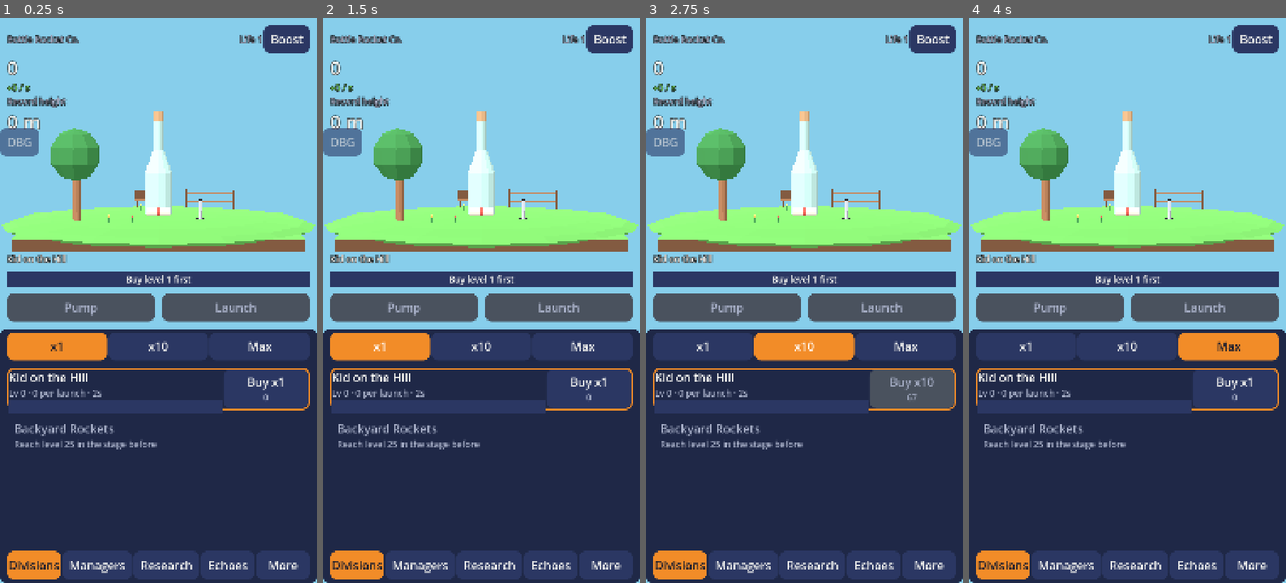
Above: before the commit, frames 1-4 (left to right).
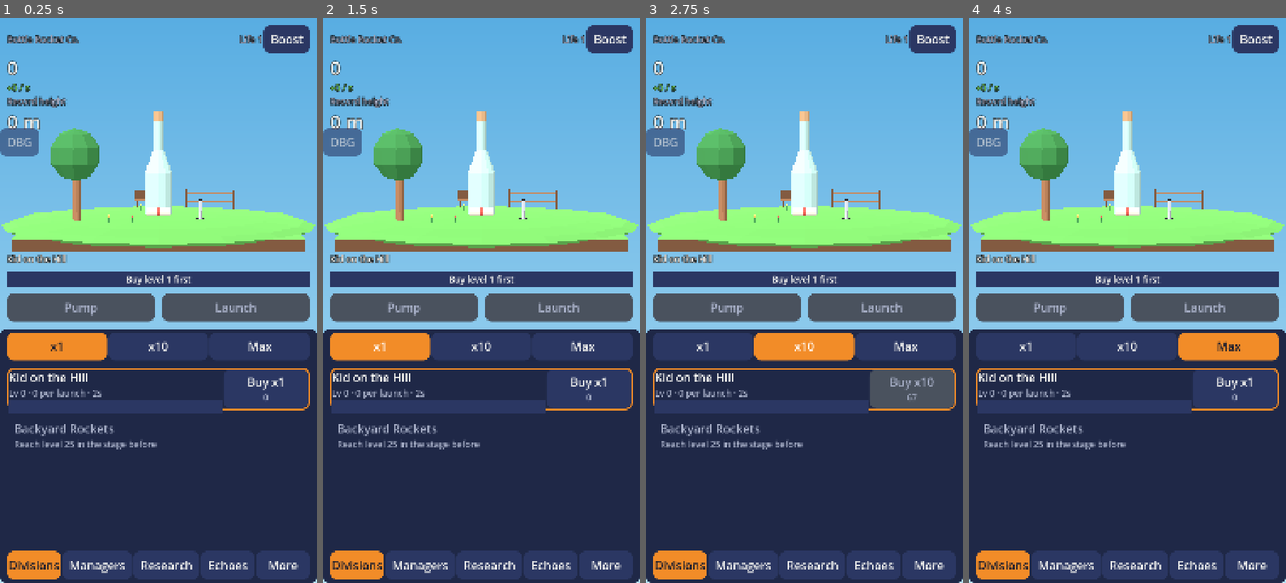
Above: after the commit, the same moments.

Repository: dattaprasad-r-ekavade/space-flight-clicker
Game: Godot game, scene res://scenes/main.tscn
The game is run twice, just before and just after one commit, with the same random seed, the same clock (stepped at 60 frames per second) and the same inputs.
Inputs (mouse positions are in pixels of both pictures, inside the frame that each line leads up to):
- Up to frame 1 (0.25 s): no input
- Up to frame 2 (1.5 s): click "Boost" at 0.5 s; click "x1" at 1.25 s
- Up to frame 3 (2.75 s): click "x10" at 2 s
- Up to frame 4 (4 s): click "Max" at 2.75 s; click (1083, 390) at 3.5 s

The runs differ from the first frame. In frame 1, 21% of the frame differs, in the area x 0-100%, y 0-100%; in frame 2, 21%; in frame 3, 21%; in frame 4, 21%.

Commit message:
T029, T056: More tab, settings popup, sky gradient per stage
Co-Authored-By: Claude Fable 5.2 <noreply@anthropic.com>

Diff:
--- a/game/autoload/game_state.gd
+++ b/game/autoload/game_state.gd
@@ -26,6 +26,8 @@
 var last_seen_unix: float = 0.0
 ## Offline earnings waiting to be claimed. Not saved. Keys: seconds_counted, revenue.
 var pending_offline: Dictionary = {}
+## Player settings: music, sfx, haptics. Saved. Not reset in new_game().
+var settings: Dictionary = {"music": true, "sfx": true, "haptics": true}
 
 
 func _ready() -> void:
@@ -63,6 +65,16 @@
 	StateCodec.apply_dict(self, data)
 
 
+## Store one setting value. Keys: music, sfx, haptics.
+func set_setting(key: String, on: bool) -> void:
+	settings[key] = on
+
+
+## Rename the company. The caller trims and checks the text.
+func set_company_name(name_text: String) -> void:
+	company_name = name_text
+
+
 ## Buy a research node with revenue. Returns false and changes nothing when the node
 ## is unknown, owned, locked by stage, or too expensive.
 func buy_research(id: String) -> bool:
--- a/game/core/state_codec.gd
+++ b/game/core/state_codec.gd
@@ -20,6 +20,7 @@
 	data["company_name"] = str(gs.get("company_name"))
 	data["selected_division"] = str(gs.get("selected_division"))
 	data["owned_research"] = (gs.get("owned_research") as Dictionary).duplicate()
+	data["settings"] = (gs.get("settings") as Dictionary).duplicate()
 	data["divisions"] = _divisions_to_dict(gs)
 	return data
 
@@ -38,10 +39,21 @@
 		gs.set("company_name", str(data["company_name"]))
 	if data.has("owned_research") and typeof(data["owned_research"]) == TYPE_DICTIONARY:
 		gs.set("owned_research", (data["owned_research"] as Dictionary).duplicate())
+	if data.has("settings") and typeof(data["settings"]) == TYPE_DICTIONARY:
+		_apply_settings(gs, data["settings"] as Dictionary)
 	if data.has("selected_division"):
 		_apply_selected(gs, str(data["selected_division"]))
 	if data.has("divisions") and typeof(data["divisions"]) == TYPE_DICTIONARY:
 		_apply_divisions(gs, data["divisions"] as Dictionary)
+
+
+## Copy saved setting values onto the defaults. Only keys that already exist are used.
+static func _apply_settings(gs: Node, saved: Dictionary) -> void:
+	var current: Dictionary = (gs.get("settings") as Dictionary).duplicate()
+	for key: String in current.keys():
+		if saved.has(key):
+			current[key] = bool(saved[key])
+	gs.set("settings", current)
 
 
 static func _divisions_to_dict(gs: Node) -> Dictionary:
--- /dev/null
+++ b/game/data/stages_visual.json
@@ -0,0 +1,65 @@
+{
+	"bottles": {
+		"sky_top": "#4FA8E0",
+		"sky_bottom": "#BFE6F7",
+		"star_amount": 0.0,
+		"trail": "puff",
+		"trail_color": "#FFFFFF"
+	},
+	"model_rockets": {
+		"sky_top": "#3F95D8",
+		"sky_bottom": "#B8E2F6",
+		"star_amount": 0.0,
+		"trail": "smoke",
+		"trail_color": "#D3D3D3"
+	},
+	"sounding": {
+		"sky_top": "#2A6FB8",
+		"sky_bottom": "#9FD0EE",
+		"star_amount": 0.1,
+		"trail": "smoke",
+		"trail_color": "#C8C8C8"
+	},
+	"orbital": {
+		"sky_top": "#0F2F63",
+		"sky_bottom": "#6CB5E3",
+		"star_amount": 0.3,
+		"trail": "flame",
+		"trail_color": "#FF8C1A"
+	},
+	"station": {
+		"sky_top": "#05070F",
+		"sky_bottom": "#1A3F7A",
+		"star_amount": 0.7,
+		"trail": "flame",
+		"trail_color": "#FF8C1A"
+	},
+	"moon": {
+		"sky_top": "#07040F",
+		"sky_bottom": "#1E1638",
+		"star_amount": 1.0,
+		"trail": "flame",
+		"trail_color": "#FF7A10"
+	},
+	"solar": {
+		"sky_top": "#050614",
+		"sky_bottom": "#2A1B55",
+		"star_amount": 1.0,
+		"trail": "plasma",
+		"trail_color": "#35E0FF"
+	},
+	"galaxy": {
+		"sky_top": "#03020A",
+		"sky_bottom": "#2B1047",
+		"star_amount": 1.0,
+		"trail": "warp",
+		"trail_color": "#CFFBFF"
+	},
+	"black_hole": {
+		"sky_top": "#000000",
+		"sky_bottom": "#140826",
+		"star_amount": 1.0,
+		"trail": "warp",
+		"trail_color": "#E8FFFF"
+	}
+}
--- /dev/null
+++ b/game/scenes/ui/popup_settings.gd
@@ -0,0 +1,118 @@
+class_name PopupSettings
+extends PanelContainer
+## Settings popup: company name, sound and vibration toggles, privacy links, reset save.
+
+const PRIVACY_URL: String = "https://example.com/privacy"
+const COMPANY_NAME_MAX: int = 20
+const RESET_CONFIRM_SECONDS: float = 3.0
+
+var _name_edit: LineEdit = null
+var _reset_button: BigButton = null
+var _reset_timer: Timer = null
+var _reset_armed: bool = false
+
+
+func _ready() -> void:
+	var margin: MarginContainer = MarginContainer.new()
+	for side: String in ["left", "top", "right", "bottom"]:
+		margin.add_theme_constant_override("margin_" + side, UiTheme.PAD)
+	add_child(margin)
+
+	var box: VBoxContainer = VBoxContainer.new()
+	box.add_theme_constant_override("separation", UiTheme.PAD)
+	margin.add_child(box)
+
+	box.add_child(_make_label(tr("Settings"), UiTheme.FONT_TITLE, UiTheme.TEXT))
+	box.add_child(_make_label(tr("Company name"), UiTheme.FONT_BODY, UiTheme.TEXT_DIM))
+	_name_edit = LineEdit.new()
+	_name_edit.max_length = COMPANY_NAME_MAX
+	_name_edit.text = GameState.company_name
+	_name_edit.custom_minimum_size = Vector2(0.0, UiTheme.TOUCH)
+	box.add_child(_name_edit)
+	_add_button(box, tr("Save name"), _on_save_name_pressed)
+	box.add_child(_make_toggle(tr("Music"), "music"))
+	box.add_child(_make_toggle(tr("Sound effects"), "sfx"))
+	box.add_child(_make_toggle(tr("Vibration"), "haptics"))
+	_add_button(box, tr("Privacy policy"), _on_privacy_pressed)
+	_add_button(box, tr("Privacy options"), _on_privacy_options_pressed)
+	_reset_button = _add_button(box, tr("Reset save"), _on_reset_pressed)
+	_add_button(box, tr("Close"), _on_close_pressed)
+
+	_reset_timer = Timer.new()
+	_reset_timer.one_shot = true
+	_reset_timer.wait_time = RESET_CONFIRM_SECONDS
+	_reset_timer.timeout.connect(_disarm_reset)
+	add_child(_reset_timer)
+
+
+func _make_label(text: String, font_size: int, color: Color) -> Label:
+	var label: Label = Label.new()
+	label.text = text
+	label.horizontal_alignment = HORIZONTAL_ALIGNMENT_CENTER
+	label.autowrap_mode = TextServer.AUTOWRAP_WORD_SMART
+	label.add_theme_font_size_override("font_size", font_size)
+	label.add_theme_color_override("font_color", color)
+	return label
+
+
+func _add_button(box: VBoxContainer, title: String, handler: Callable) -> BigButton:
+	var button: BigButton = BigButton.new()
+	button.custom_minimum_size = Vector2(0.0, UiTheme.TOUCH)
+	box.add_child(button)
+	button.set_title(title)
+	button.pressed.connect(handler)
+	return button
+
+
+func _make_toggle(title: String, key: String) -> CheckButton:
+	var toggle: CheckButton = CheckButton.new()
+	toggle.text = title
+	toggle.custom_minimum_size = Vector2(0.0, UiTheme.TOUCH)
+	toggle.button_pressed = bool(GameState.settings.get(key, true))
+	toggle.toggled.connect(_on_toggled.bind(key))
+	return toggle
+
+
+func _on_toggled(on: bool, key: String) -> void:
+	GameState.set_setting(key, on)
+
+
+## Ignore empty names. Otherwise rename the company and refresh the HUD.
+func _on_save_name_pressed() -> void:
+	var text: String = _name_edit.text.strip_edges()
+	if text.is_empty():
+		return
+	GameState.set_company_name(text)
+	EventBus.state_loaded.emit()
+
+
+func _on_privacy_pressed() -> void:
+	OS.shell_open(PRIVACY_URL)
+
+
+func _on_privacy_options_pressed() -> void:
+	if AdService.has_method("show_privacy_options"):
+		AdService.show_privacy_options()
+
+
+## The first tap arms the reset. A second tap within the time limit erases the save.
+func _on_reset_pressed() -> void:
+	if not _reset_armed:
+		_reset_armed = true
+		_reset_button.set_title(tr("Tap again to erase everything"))
+		_reset_timer.start()
+		return
+	_reset_timer.stop()
+	GameState.new_game()
+	SaveService.save()
+	EventBus.state_loaded.emit()
+	PopupHost.instance.close_current()
+
+
+func _disarm_reset() -> void:
+	_reset_armed = false
+	_reset_button.set_title(tr("Reset save"))
+
+
+func _on_close_pressed() -> void:
+	PopupHost.instance.close_current()
--- /dev/null
+++ b/game/scenes/ui/tab_more.gd
@@ -0,0 +1,78 @@
+extends Control
+## The More tab. Opens Settings and the other popups. Handles the Android back button.
+
+const PATH_STATS: String = "res://scenes/ui/popup_stats.gd"
+const PATH_MILESTONES: String = "res://scenes/ui/popup_milestones.gd"
+const PATH_DAILY: String = "res://scenes/ui/popup_daily.gd"
+const PATH_CONTRACTS: String = "res://scenes/ui/popup_contracts.gd"
+const PATH_COSMETICS: String = "res://scenes/ui/popup_cosmetics.gd"
+
+
+func _ready() -> void:
+	get_tree().quit_on_go_back = false
+
+	var scroll: ScrollContainer = ScrollContainer.new()
+	scroll.set_anchors_and_offsets_preset(Control.PRESET_FULL_RECT)
+	add_child(scroll)
+
+	var margin: MarginContainer = MarginContainer.new()
+	margin.size_flags_horizontal = Control.SIZE_EXPAND_FILL
+	for side: String in ["left", "top", "right", "bottom"]:
+		margin.add_theme_constant_override("margin_" + side, UiTheme.PAD)
+	scroll.add_child(margin)
+
+	var box: VBoxContainer = VBoxContainer.new()
+	box.size_flags_horizontal = Control.SIZE_EXPAND_FILL
+	box.add_theme_constant_override("separation", UiTheme.PAD)
+	margin.add_child(box)
+
+	_add_button(box, tr("Settings"), _open_settings)
+	_add_button(box, tr("Stats"), _open_popup.bind(PATH_STATS))
+	_add_button(box, tr("Milestones"), _open_popup.bind(PATH_MILESTONES))
+	_add_button(box, tr("Daily reward"), _open_popup.bind(PATH_DAILY))
+	_add_button(box, tr("Contracts"), _open_popup.bind(PATH_CONTRACTS))
+	_add_button(box, tr("Cosmetics"), _open_popup.bind(PATH_COSMETICS))
+
+	var version: String = str(ProjectSettings.get_setting("application/config/version", "0.1"))
+	var version_label: Label = Label.new()
+	version_label.text = "v" + version
+	version_label.horizontal_alignment = HORIZONTAL_ALIGNMENT_CENTER
+	version_label.add_theme_font_size_override("font_size", UiTheme.FONT_SMALL)
+	version_label.add_theme_color_override("font_color", UiTheme.TEXT_DIM)
+	box.add_child(version_label)
+
+
+func _notification(what: int) -> void:
+	if what == NOTIFICATION_WM_GO_BACK_REQUEST:
+		_on_back_pressed()
+
+
+func _add_button(box: VBoxContainer, title: String, handler: Callable) -> void:
+	var button: BigButton = BigButton.new()
+	button.custom_minimum_size = Vector2(0.0, UiTheme.TOUCH)
+	box.add_child(button)
+	button.set_title(title)
+	button.pressed.connect(handler)
+
+
+func _open_settings() -> void:
+	PopupHost.instance.show_popup(PopupSettings.new())
+
+
+## Show a placeholder popup when its script exists. Otherwise show a short message.
+func _open_popup(path: String) -> void:
+	if ResourceLoader.exists(path):
+		var script: GDScript = load(path) as GDScript
+		var popup: Control = script.new() as Control
+		PopupHost.instance.show_popup(popup)
+	else:
+		PopupHost.instance.toast(tr("Coming soon"))
+
+
+## Close an open popup first. Otherwise save and quit the app.
+func _on_back_pressed() -> void:
+	if PopupHost.instance != null and PopupHost.instance.visible:
+		PopupHost.instance.close_current()
+		return
+	SaveService.save()
+	get_tree().quit()
--- /dev/null
+++ b/game/scenes/world/sky.gd
@@ -0,0 +1,101 @@
+extends Node3D
+## Sky backdrop for the 3D world. A quad fixed to the camera shows a gradient and stars.
+## Colours and star amount come from res://data/stages_visual.json.
+## On start and on a stage change, the shader values tween over 1 s.
+
+const DATA_PATH: String = "res://data/stages_visual.json"
+const SHADER_PATH: String = "res://scenes/world/sky.gdshader"
+const CAMERA_FAR: float = 2000.0
+# Distance of the quad from the camera. It must be less than CAMERA_FAR.
+const QUAD_DISTANCE: float = 900.0
+# The quad is this much larger than the view, so no edge shows.
+const QUAD_MARGIN: float = 1.2
+const TWEEN_TIME: float = 1.0
+const DEFAULT_TOP: String = "#4FA8E0"
+const DEFAULT_BOTTOM: String = "#BFE6F7"
+
+var _world: World
+var _mat: ShaderMaterial
+var _data: Dictionary = {}
+var _shown_stage: String = ""
+var _tween: Tween
+
+
+func _ready() -> void:
+	_world = get_parent() as World
+	_data = _load_data()
+	var cam: Camera3D = _world.camera()
+	cam.far = CAMERA_FAR
+	_mat = ShaderMaterial.new()
+	_mat.shader = load(SHADER_PATH)
+	_mat.set_shader_parameter("top_color", Color(DEFAULT_TOP))
+	_mat.set_shader_parameter("bottom_color", Color(DEFAULT_BOTTOM))
+	_mat.set_shader_parameter("star_amount", 0.0)
+	_add_quad(cam)
+	EventBus.division_changed.connect(_on_division_event)
+	EventBus.state_loaded.connect(_on_state_event)
+	_sync_sky()
+
+
+func _on_division_event(_id: String) -> void:
+	_sync_sky()
+
+
+func _on_state_event() -> void:
+	_sync_sky()
+
+
+func _load_data() -> Dictionary:
+	var raw: Variant = DataLoader.load_json(DATA_PATH)
+	if raw is Dictionary:
+		return raw
+	return {}
+
+
+func _add_quad(cam: Camera3D) -> void:
+	var quad: QuadMesh = QuadMesh.new()
+	quad.size = _quad_size(cam)
+	var mi: MeshInstance3D = MeshInstance3D.new()
+	mi.name = "SkyQuad"
+	mi.mesh = quad
+	mi.material_override = _mat
+	mi.cast_shadow = GeometryInstance3D.SHADOW_CASTING_SETTING_OFF
+	mi.position = Vector3(0.0, 0.0, -QUAD_DISTANCE)
+	cam.add_child(mi)
+
+
+# Size of the quad at QUAD_DISTANCE, so that it covers the whole view.
+func _quad_size(cam: Camera3D) -> Vector2:
+	var view: Vector2 = get_viewport().get_visible_rect().size
+	var aspect: float = view.x / view.y
+	var half_fov: float = deg_to_rad(cam.fov) * 0.5
+	var half_h: float = 0.0
+	var half_w: float = 0.0
+	if cam.keep_aspect == Camera3D.KEEP_WIDTH:
+		half_w = QUAD_DISTANCE * tan(half_fov)
+		half_h = half_w / aspect
+	else:
+		half_h = QUAD_DISTANCE * tan(half_fov)
+		half_w = half_h * aspect
+	return Vector2(half_w, half_h) * 2.0 * QUAD_MARGIN
+
+
+func _sync_sky() -> void:
+	var stage: String = _world.current_stage()
+	if stage == _shown_stage:
+		return
+	_shown_stage = stage
+	var entry: Dictionary = _data.get(stage, {})
+	if entry.is_empty():
+		push_warning("sky: no visual data for stage %s" % stage)
+		return
+	var top: Color = Color(str(entry.get("sky_top", DEFAULT_TOP)))
+	var bottom: Color = Color(str(entry.get("sky_bottom", DEFAULT_BOTTOM)))
+	var stars: float = float(entry.get("star_amount", 0.0))
+	if _tween != null and _tween.is_valid():
+		_tween.kill()
+	_tween = create_tween()
+	_tween.set_parallel(true)
+	_tween.tween_property(_mat, "shader_parameter/top_color", top, TWEEN_TIME)
+	_tween.tween_property(_mat, "shader_parameter/bottom_color", bottom, TWEEN_TIME)
+	_tween.tween_property(_mat, "shader_parameter/star_amount", stars, TWEEN_TIME)
--- /dev/null
+++ b/game/scenes/world/sky.gdshader
@@ -0,0 +1,28 @@
+shader_type spatial;
+render_mode unshaded, cull_disabled, depth_draw_never;
+
+// Two-colour vertical gradient with optional stars. UV.y is 0 at the top of the quad.
+uniform vec4 top_color : source_color = vec4(0.310, 0.659, 0.878, 1.0);
+uniform vec4 bottom_color : source_color = vec4(0.749, 0.902, 0.969, 1.0);
+uniform float star_amount : hint_range(0.0, 1.0) = 0.0;
+
+// Number of star cells across the quad. Higher gives smaller stars.
+const float STAR_CELLS = 220.0;
+// Share of cells that hold a star when star_amount is 1.0.
+const float STAR_DENSITY = 0.012;
+
+float hash(vec2 p) {
+	return fract(sin(dot(p, vec2(12.9898, 78.233))) * 43758.5453);
+}
+
+void fragment() {
+	float t = 1.0 - UV.y;
+	vec3 col = mix(bottom_color.rgb, top_color.rgb, t);
+	if (star_amount > 0.0) {
+		vec2 cell = floor(UV * STAR_CELLS);
+		if (hash(cell) > 1.0 - STAR_DENSITY * star_amount) {
+			col = vec3(1.0);
+		}
+	}
+	ALBEDO = col;
+}
--- /dev/null
+++ b/game/tests/test_settings_save.gd
@@ -0,0 +1,35 @@
+extends RefCounted
+## Tests that the settings survive to_dict / from_dict and new_game().
+
+
+func _new_state() -> Node:
+	var script: GDScript = load("res://autoload/game_state.gd") as GDScript
+	var gs: Node = script.new() as Node
+	gs.new_game()
+	return gs
+
+
+func test_settings_survive_to_dict_and_from_dict() -> void:
+	var gs: Node = _new_state()
+	gs.call("set_setting", "music", false)
+	gs.call("set_setting", "haptics", false)
+	var data: Dictionary = gs.call("to_dict")
+
+	var gs2: Node = _new_state()
+	gs2.call("from_dict", data)
+	var settings: Dictionary = gs2.get("settings")
+	TestRunner.assert_eq(bool(settings["music"]), false, "music off kept")
+	TestRunner.assert_eq(bool(settings["sfx"]), true, "sfx on kept")
+	TestRunner.assert_eq(bool(settings["haptics"]), false, "haptics off kept")
+
+	gs.free()
+	gs2.free()
+
+
+func test_settings_survive_new_game() -> void:
+	var gs: Node = _new_state()
+	gs.call("set_setting", "sfx", false)
+	gs.call("new_game")
+	var settings: Dictionary = gs.get("settings")
+	TestRunner.assert_eq(bool(settings["sfx"]), false, "sfx off kept after new game")
+	gs.free()
--- /dev/null
+++ b/game/tests/test_stages_visual.gd
@@ -0,0 +1,32 @@
+extends RefCounted
+## Checks that stages_visual.json has all nine stages and the five keys per stage.
+
+const PATH: String = "res://data/stages_visual.json"
+const STAGE_IDS: Array[String] = [
+	"bottles", "model_rockets", "sounding", "orbital", "station",
+	"moon", "solar", "galaxy", "black_hole",
+]
+const KEYS: Array[String] = ["sky_top", "sky_bottom", "star_amount", "trail", "trail_color"]
+
+
+func test_stages_visual_has_all_ids() -> void:
+	var data: Variant = DataLoader.load_json(PATH)
+	TestRunner.assert_true(data is Dictionary, "stages_visual.json is an object")
+	if not (data is Dictionary):
+		return
+	for id: String in STAGE_IDS:
+		TestRunner.assert_true(data.has(id), "stages_visual has %s" % id)
+
+
+func test_stages_visual_entries_have_keys() -> void:
+	var data: Variant = DataLoader.load_json(PATH)
+	if not (data is Dictionary):
+		TestRunner.assert_true(false, "stages_visual.json is an object")
+		return
+	for id: String in STAGE_IDS:
+		var entry: Variant = data.get(id, {})
+		TestRunner.assert_true(entry is Dictionary, "%s is an object" % id)
+		if not (entry is Dictionary):
+			continue
+		for key: String in KEYS:
+			TestRunner.assert_true(entry.has(key), "%s has %s" % [id, key])
Not shown, added: game/scenes/ui/popup_settings.gd.uid
Not shown, added: game/scenes/ui/tab_more.gd.uid
Not shown, added: game/scenes/world/sky.gd.uid
Not shown, added: game/scenes/world/sky.gdshader.uid
Not shown, added: game/tests/test_settings_save.gd.uid
Not shown, added: game/tests/test_stages_visual.gd.uid
Not shown, changed: conventions.md
